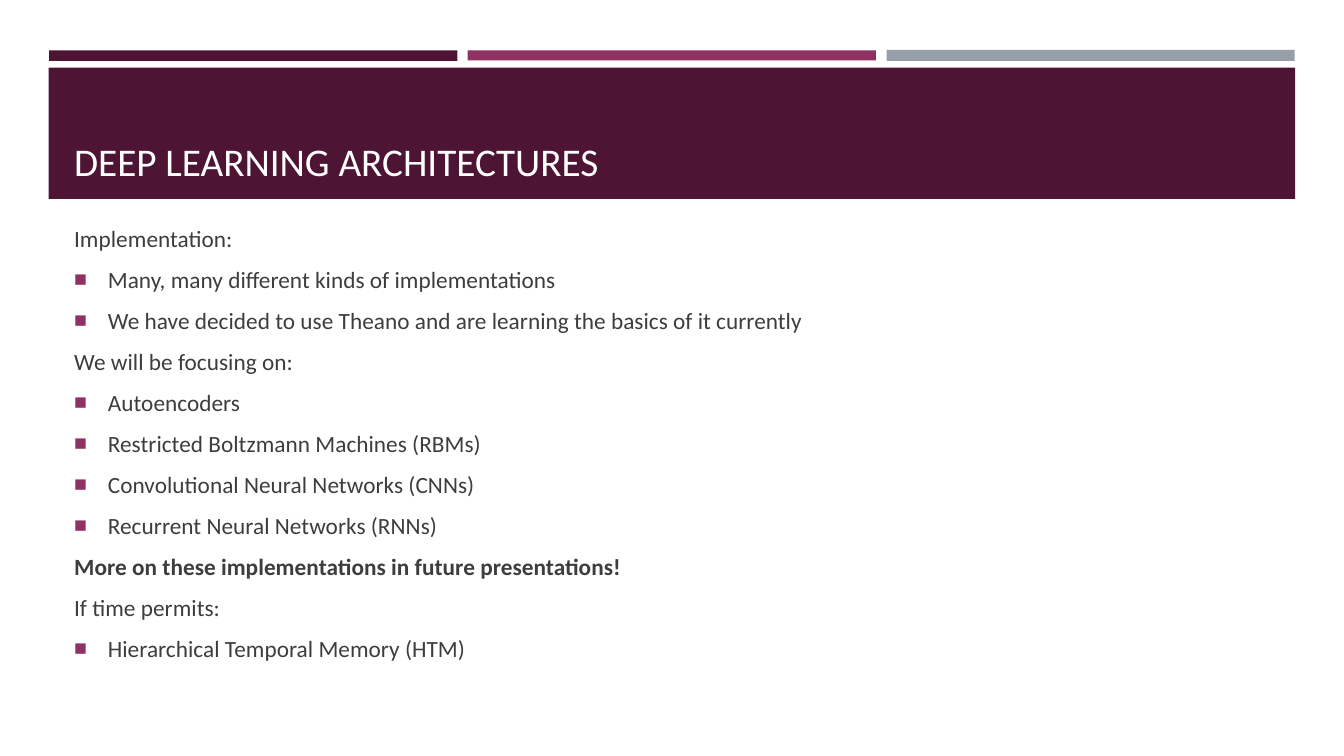
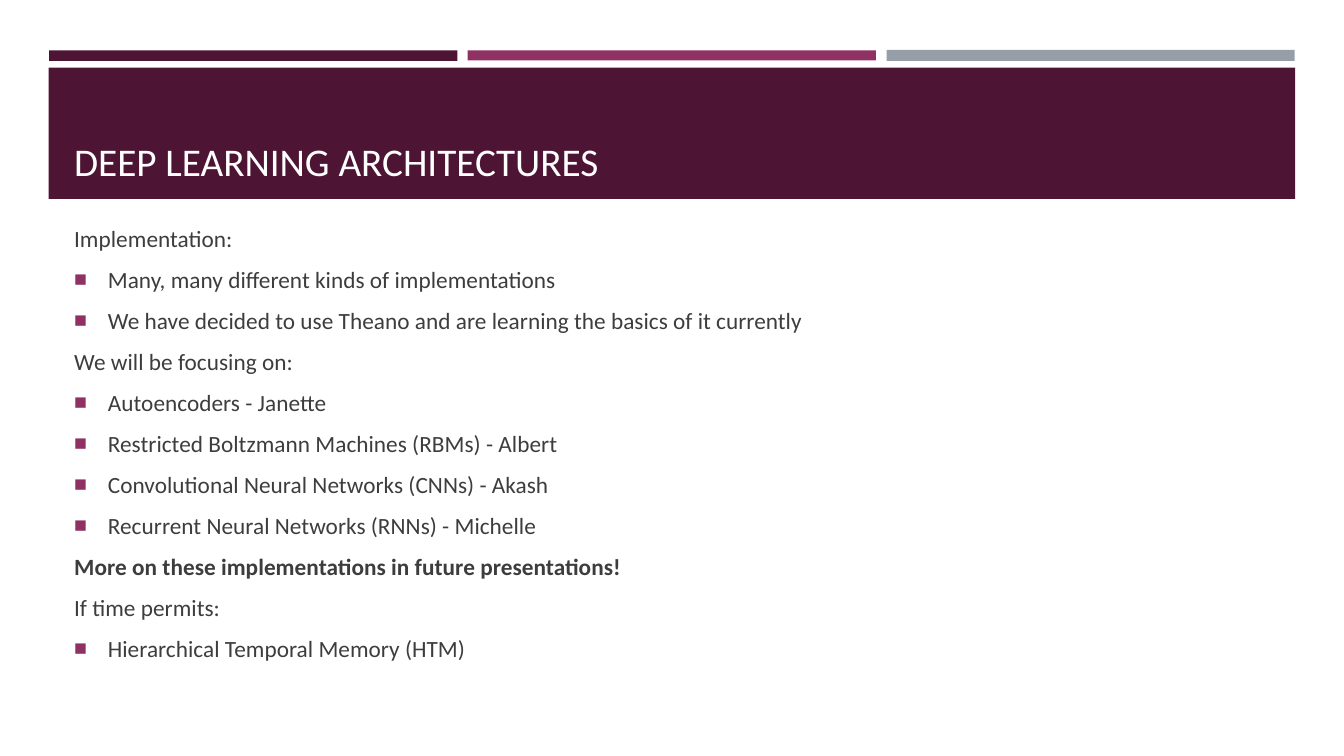
Before and after one commit to akashlevy/Deep-Learn-Oil, a slide deck: slide 11 of presentations/TRiCAM QRI Introductory Presentation.pptx (slide 17 before the commit). Drawn at 1344x756 pixels with LibreOffice and Linux fonts; fonts in the diff are those of the drawing. Boxes give left, top, right and bottom in pixels: in the first picture for what was removed or moved away, otherwise in the second. Text is boxed around its words. In the diff, an @@ line names an element or a change of style, - is before the commit and + after.

Commit message:
Update presentation

```diff
--- a/presentations/TRiCAM QRI Introductory Presentation.pptx
+++ b/presentations/TRiCAM QRI Introductory Presentation.pptx
@@ text at [108, 395, 557, 537]: text changed @@
-■ Autoencoders
-■ Restricted Boltzmann Machines (RBMs)
-■ Convolutional Neural Networks (CNNs)
-■ Recurrent Neural Networks (RNNs)
+■ Autoencoders - Janette
+■ Restricted Boltzmann Machines (RBMs) - Albert
+■ Convolutional Neural Networks (CNNs) - Akash
+■ Recurrent Neural Networks (RNNs) - Michelle
```
Also in this commit, not shown: 2 other slides changed, 9 slides added, 2 other files.
